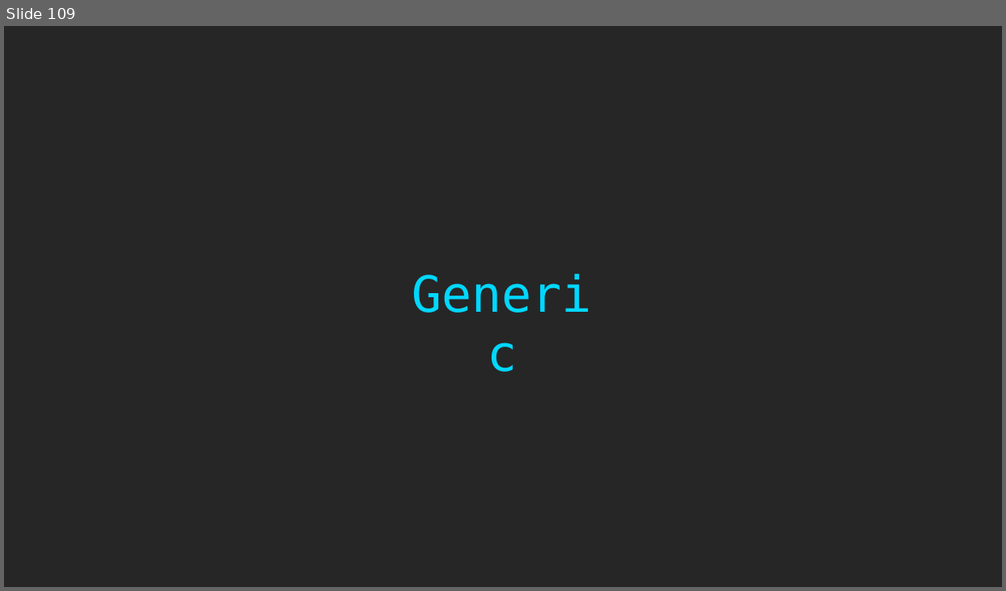
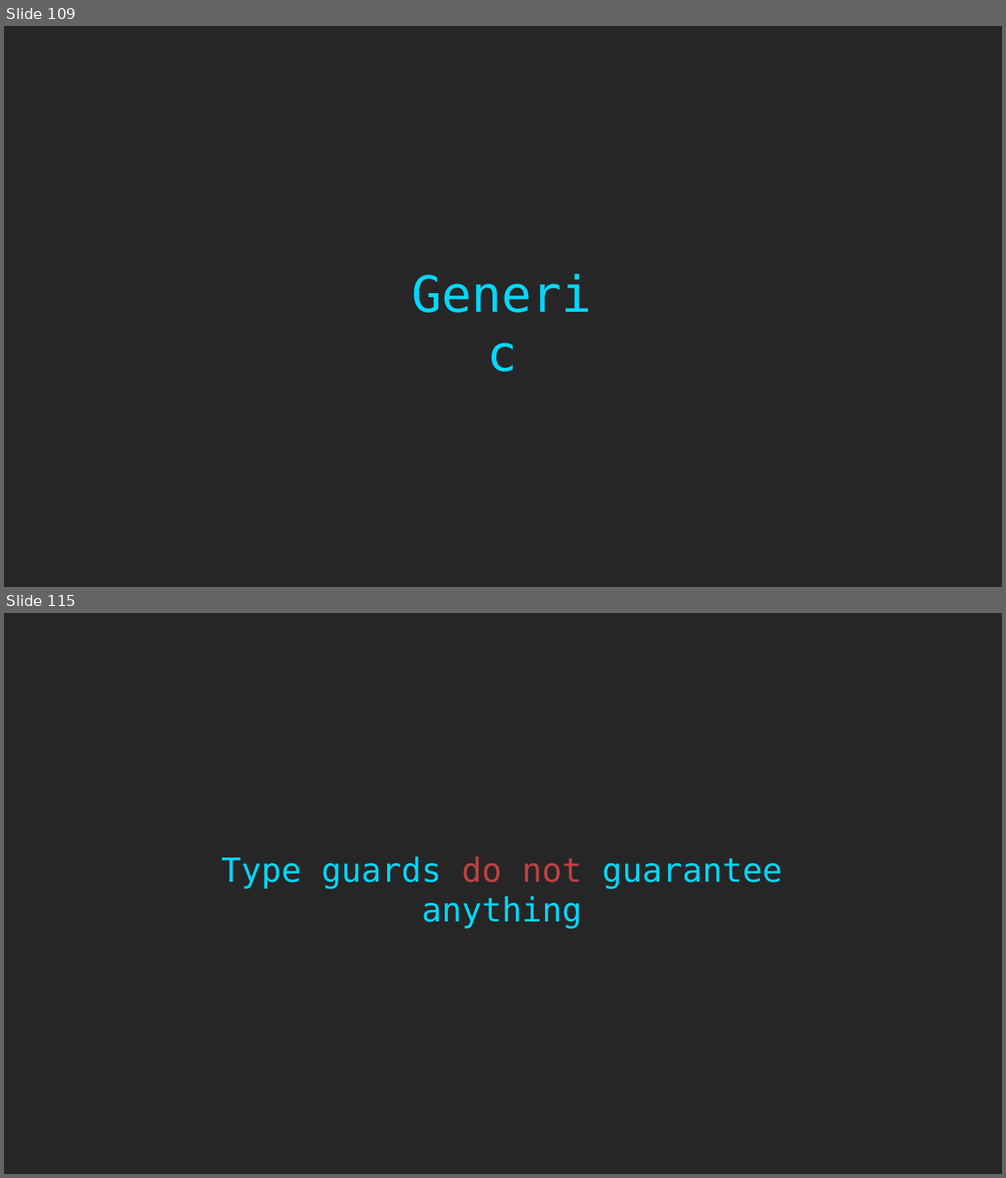
Before and after one commit to rkhaimov/ts-course, a slide deck: Course.pptx. Shown one above the other, each under a label of ours: slide 109 before the commit, slides 109 and 115 after it; the slides between them are not shown. The pictures are 1006x591 and 1006x1178 pixels, drawn with LibreOffice and Linux fonts; fonts in the diff are those of the drawing. Boxes give left, top, right and bottom in pixels: in the first picture for what was removed or moved away, otherwise in the second. Text is boxed around its words. In the diff, an @@ line names an element or a change of style, - is before the commit and + after.

```diff
--- a/Course.pptx
+++ b/Course.pptx
@@ slide 115 added at box(4, 613, 1002, 1174), background #262626 @@
@@ text added at box(221, 856, 782, 929), 32 pt, text #00D8FF @@
+Type guards do not guarantee anything
```
Also in this commit, not shown: 10 other slides added.
